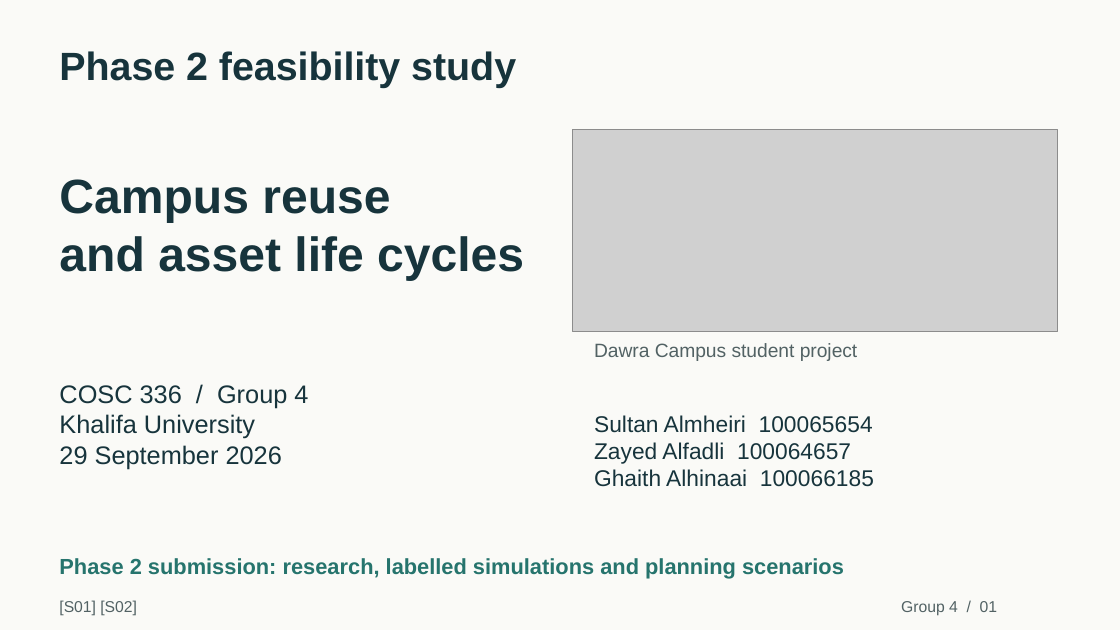
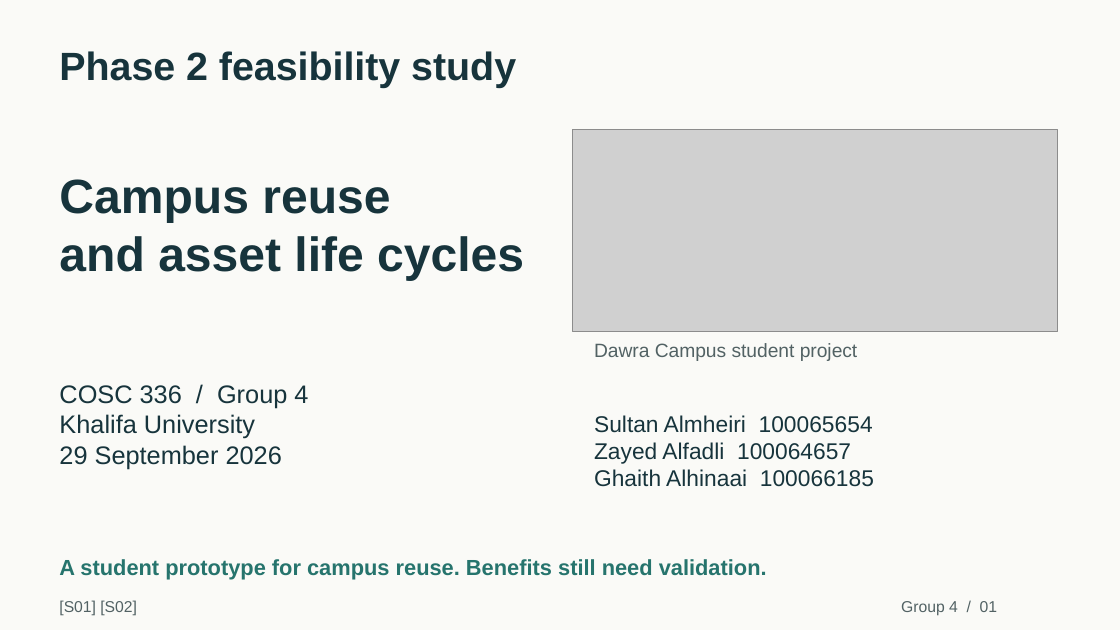
Before and after one commit to duqins/ITS, a slide deck: slide 1 of docs/phase2/final/Dawra_Campus_Phase2_Presentation.pptx. Drawn at 1120x630 pixels with LibreOffice and Linux fonts; fonts in the diff are those of the drawing; grey boxes stand for pictures. Boxes give left, top, right and bottom in pixels: in the first picture for what was removed or moved away, otherwise in the second. Text is boxed around its words. In the diff, an @@ line names an element or a change of style, - is before the commit and + after.

Commit message:
docs(phase2): shorten class presentation to 12 slides

```diff
--- a/docs/phase2/final/Dawra_Campus_Phase2_Presentation.pptx
+++ b/docs/phase2/final/Dawra_Campus_Phase2_Presentation.pptx
@@ text at box(59, 559, 767, 580): text changed @@
-Phase 2 submission: research, labelled simulations and planning scenarios
+A student prototype for campus reuse. Benefits still need validation.
```
Also in this commit, not shown: 3 other slides changed, 8 slides added, 48 slides removed, 3 other files.
